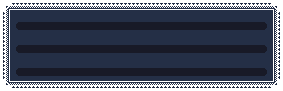
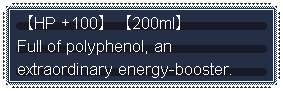
Layer changes from the first 283 × 91 image to the second:
added layer "EN" above "JP" over [left=18, top=15, right=231, bottom=78]
